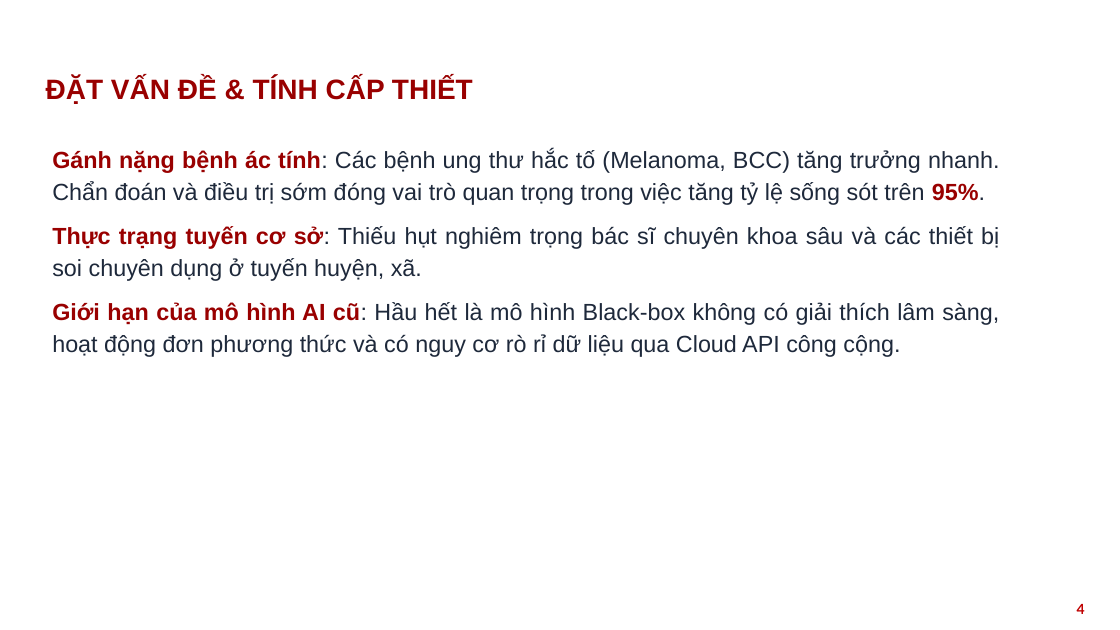
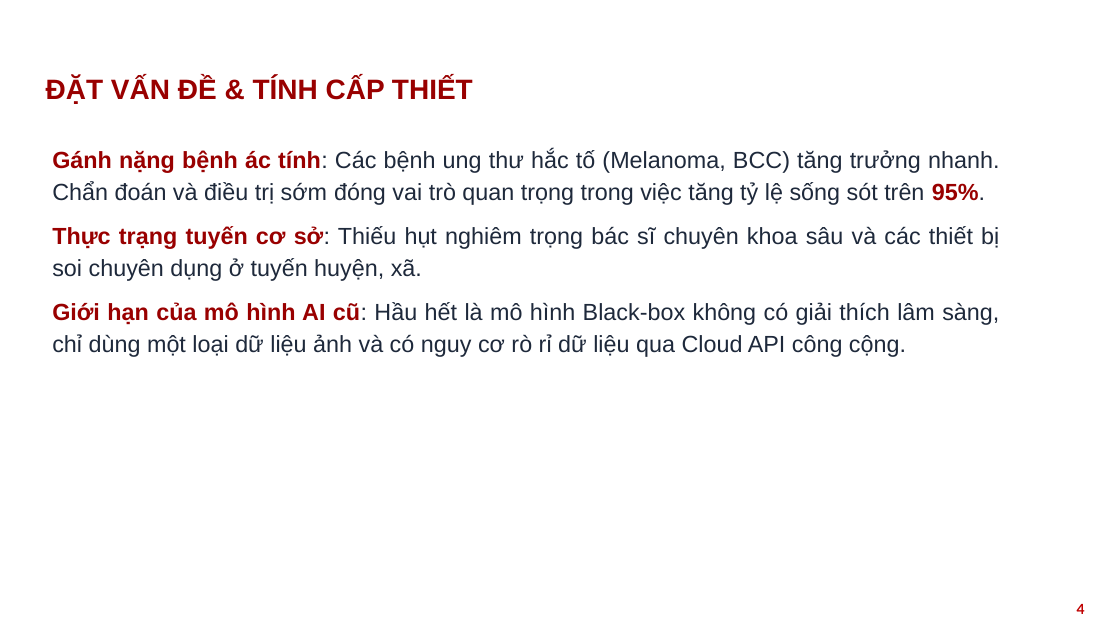
Before and after one commit to nthg0609/doanTN, a slide deck: slide 4 of HUST_PPT_template_2022_RED_16x9_567042.pptx. Drawn at 1120x630 pixels with LibreOffice and Linux fonts; fonts in the diff are those of the drawing; background and template pictures are left out. Boxes give left, top, right and bottom in pixels: in the first picture for what was removed or moved away, otherwise in the second. Text is boxed around its words. In the diff, an @@ line names an element or a change of style, - is before the commit and + after.

```diff
--- a/HUST_PPT_template_2022_RED_16x9_567042.pptx
+++ b/HUST_PPT_template_2022_RED_16x9_567042.pptx
@@ text at <box>52,302,999,357</box>: text changed @@
-Giới hạn của mô hình AI cũ: Hầu hết là mô hình Black-box không có giải thích lâm sàng, hoạt động đơn phương thức và có nguy cơ rò rỉ dữ liệu qua Cloud API công cộng.
+Giới hạn của mô hình AI cũ: Hầu hết là mô hình Black-box không có giải thích lâm sàng, chỉ dùng một loại dữ liệu ảnh và có nguy cơ rò rỉ dữ liệu qua Cloud API công cộng.
```
Also in this commit, not shown: 11 other slides changed, 2 slides added, 5 other files.
